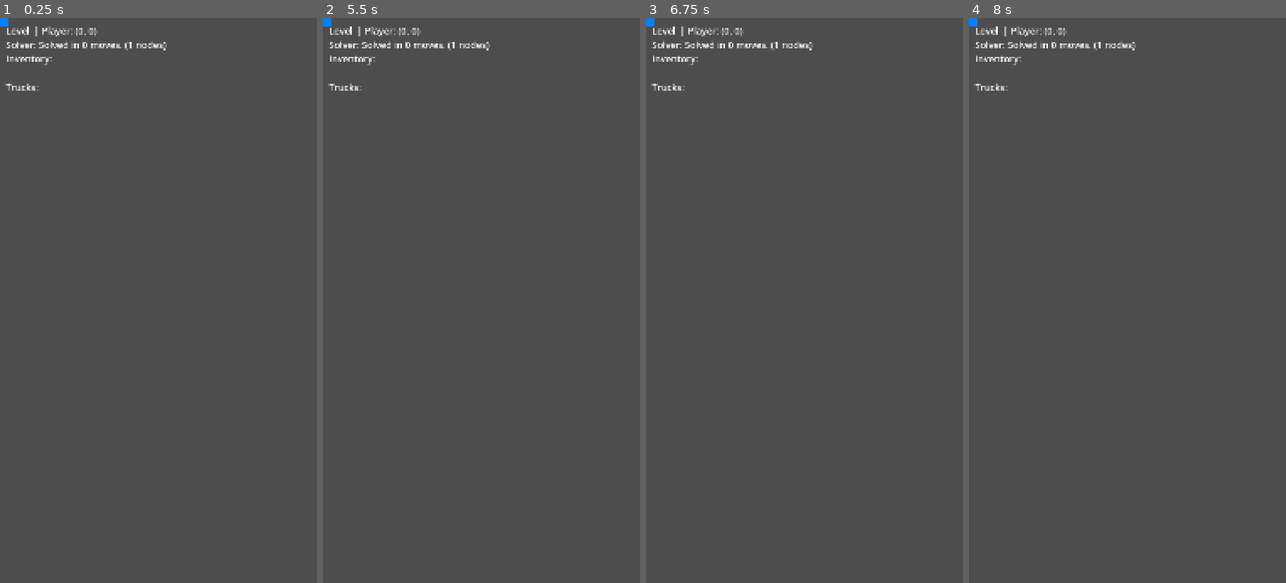
Above: before the commit, frames 1-4 (left to right).
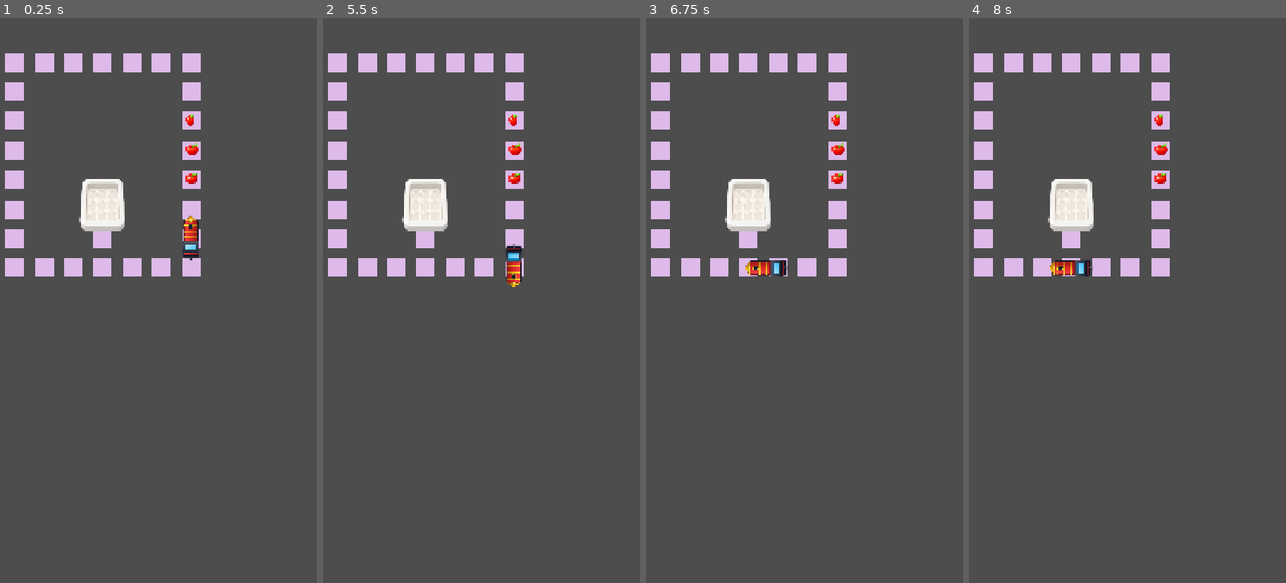
Above: after the commit, the same moments.

Repository: Harini-Capsitech/Snackydash_Prototype
Game: Godot game, scene res://level_creation_tool/runtime/LevelPlayer.tscn
Two runs of this game, one before a commit and one after it. Both use one fixed random seed, a clock stepped at 60 frames per second and the inputs below. Before the commit the project starts from res://scenes/Game.tscn.
Inputs (mouse positions are in pixels of both pictures, inside the frame that each line leads up to):
- Up to frame 1 (0.25 s): no input
- Up to frame 2 (5.5 s): tap Enter at 0.5, 2, 3.5 s; move the mouse to (551, 272) at 0.52 s; hold Right (ui_right) 0.53-1.25 s; click (551, 272) at 0.67 s; tap Space at 1.25, 2.75, 4.25 s; drag from (418, 328) to (465, 413) at 1.27 s; move the mouse to (513, 176) at 2.02 s; hold Right (ui_right) 2.03-2.75 s; drag from (465, 413) to (386, 215) at 2.77 s; move the mouse to (576, 385) at 3.52 s; hold Left (ui_left) 3.53-4.25 s; drag from (386, 215) to (433, 159) at 4.27 s; move the mouse to (497, 300) at 5.02 s; hold Down (ui_down) from 5.03 s (still down); click (497, 300) at 5.17 s
- Up to frame 3 (6.75 s): release Down (ui_down) at 5.75 s; drag from (756, 159) to (741, 328) at 5.77 s; move the mouse to (874, 272) at 6.52 s; hold Up (ui_up) from 6.53 s (still down)
- Up to frame 4 (8 s): release Up (ui_up) at 7.25 s; drag from (1064, 328) to (1111, 413) at 7.27 s

The runs differ from the first frame. In frame 1, 7.2% of the frame differs, in the area x 0-64%, y 0-46%; in frame 2, 7.2%; in frame 3, 7.1%; in frame 4, 7.2%.
Error before the commit: Invalid call. Nonexistent function 'trace_path_to_junction' in base 'Nil'. (res://scripts/player/PlayerMovement.gd:42)

Commit message:
changed the main scene

Diff:
--- a/project.godot
+++ b/project.godot
@@ -15,7 +15,7 @@
 [application]
 
 config/name="SnackyDash Prototype"
-run/main_scene="res://scenes/Game.tscn"
+run/main_scene="res://level_creation_tool/runtime/LevelPlayer.tscn"
 config/features=PackedStringArray("4.7", "Forward Plus")
 
 [autoload]
